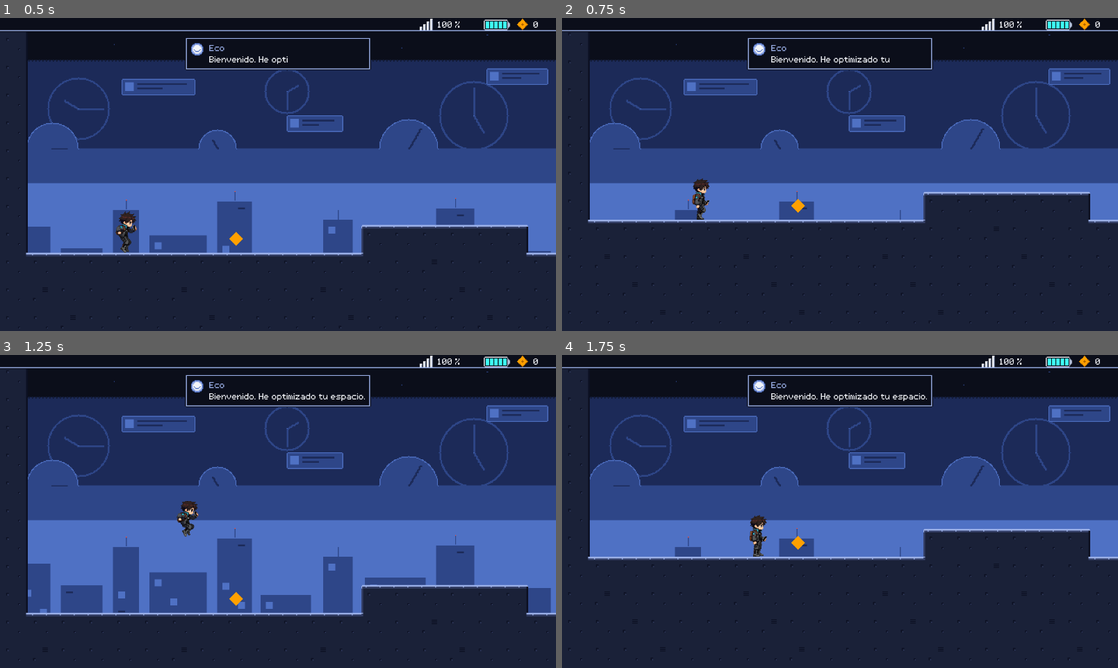
Above: before the commit, frames 1-4 (two rows, left to right).
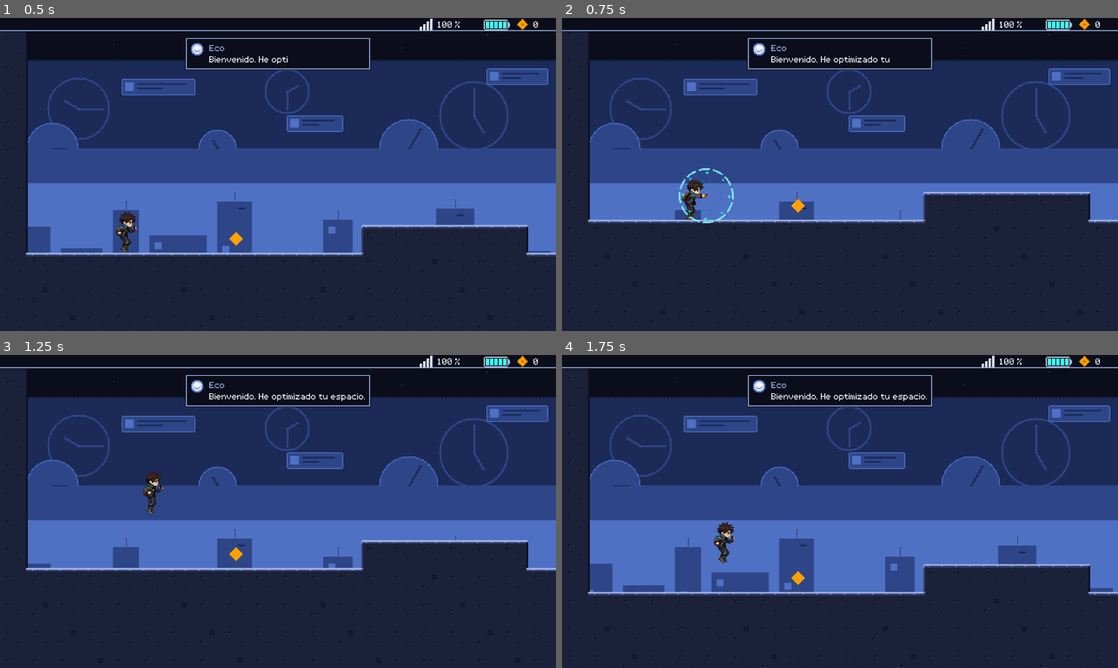
Above: after the commit, the same moments.

Repository: TKW04/Protocolo-Desconexion-
Game: Godot game, scene res://scenes/main.tscn
The game is run twice, just before and just after one commit, with the same random seed, the same clock (stepped at 60 frames per second) and the same inputs.
Inputs (mouse positions are in pixels of both pictures, inside the frame that each line leads up to):
- Up to frame 1 (0.5 s): no input
- Up to frame 2 (0.75 s): tap Enter at 0.5 s; move the mouse to (962, 158) at 0.52 s; hold D (move_right) from 0.53 s (still down); tap G (pulse, bound only after the commit) at 0.6 s; click (962, 158) at 0.67 s
- Up to frame 3 (1.25 s): keep holding D (move_right); tap Space (jump) at 0.77, 1.07 s; tap J (pulse, bound only before the commit) at 0.8 s
- Up to frame 4 (1.75 s): release D (move_right) at 1.25 s; drag from (728, 527) to (795, 599) at 1.27 s

Frame 1 is identical in both runs. In frame 2, 0.6% of the frame differs, in the area x 21-31%, y 48-66%; in frame 3, 15%, in the area x 1-100%, y 5-98%; in frame 4, 13%.

Commit message:
Controles: pulso pasa de J a G y nueva accion laser (F / gatillo izquierdo)
Co-Authored-By: Claude Sonnet 5.5 <noreply@anthropic.com>

Diff:
--- a/project.godot
+++ b/project.godot
@@ -67,10 +67,17 @@
 "events": [Object(InputEventKey,"resource_local_to_scene":false,"resource_name":"","device":-1,"window_id":0,"alt_press …(195 unchanged characters)…
 , Object(InputEventJoypadMotion,"resource_local_to_scene":false,"resource_name":"","device":-1,"axis":5,"axis_value":1.0,"script":null)]
 }
+; pulse: pulso de datos. G (antes J, cambio 2026-10-15) / X (boton 2).
 pulse={
 "deadzone": 0.2,
-"events": [Object(InputEventKey,"resource_local_to_scene":fa …(141 unchanged characters)… ":false,"keycode":0,"physical_keycode":74,"key_label":0,"unicode":106,"location":0,"echo":false,"script":null)
+"events": [Object(InputEventKey,"resource_local_to_scene":fa …(141 unchanged characters)… ":false,"keycode":0,"physical_keycode":71,"key_label":0,"unicode":103,"location":0,"echo":false,"script":null)
 , Object(InputEventJoypadButton,"resource_local_to_scene":false,"resource_name":"","device":-1,"button_index":2,"pressure":0.0,"pressed":false,"script":null)]
+}
+; laser: laser de Isak (2026-10-15). F / gatillo izquierdo (eje 4; el derecho, eje 5, es correr).
+laser={
+"deadzone": 0.2,
+"events": [Object(InputEventKey,"resource_local_to_scene":false,"resource_name":"","device":-1,"window_id":0,"alt_pressed":false,"shift_pressed":false,"ctrl_pressed":false,"meta_pressed":false,"pressed":false,"keycode":0,"physical_keycode":70,"key_label":0,"unicode":102,"location":0,"echo":false,"script":null)
+, Object(InputEventJoypadMotion,"resource_local_to_scene":false,"resource_name":"","device":-1,"axis":4,"axis_value":1.0,"script":null)]
 }
 debug={
 "deadzone": 0.2,
--- a/scenes/levels/debug_sandbox.tscn
+++ b/scenes/levels/debug_sandbox.tscn
@@ -127,7 +127,7 @@
 offset_top = 64.0
 theme_override_colors/font_color = Color(0.75, 0.8, 0.9, 0.85)
 theme_override_font_sizes/font_size = 18
-text = "DEBUG SANDBOX (prueba)\nMantén K 1 s: activar; K de nuevo: desactivar; mando Y igual\nA/D mover, Espacio saltar, Shift correr, J pulso"
+text = "DEBUG SANDBOX (prueba)\nMantén K 1 s: activar; K de nuevo: desactivar; mando Y igual\nA/D mover, Espacio saltar, Shift correr, G pulso"
 
 [node name="Path" type="Label" parent="Signs"]
 offset_left = 320.0
--- a/scripts/levels/world1_objects_test.gd
+++ b/scripts/levels/world1_objects_test.gd
@@ -1,7 +1,7 @@
 ## Escena de prueba de los objetos del Mundo 1 (no es un nivel del juego):
 ## fondo de relojes con parallax, un receptor en el borde de un hueco de 5
 ## tiles (no se puede saltar), el puente retraido que se extiende al activar el
-## receptor con el pulso (J) y la pared con glitch en la cara de un muro.
+## receptor con el pulso (G) y la pared con glitch en la cara de un muro.
 ## Los tiles se colocan desde GRID con las reglas de data/tileset_mundo1.json
 ## (misma logica que select_tile de tools/gen_tileset_mundo1.py). Si Isak cae
 ## al hueco vuelve al inicio. Desbloquea el pulso y el Debug mientras esta
--- a/scripts/player/action_player_input.gd
+++ b/scripts/player/action_player_input.gd
@@ -7,6 +7,7 @@
 const ACTION_JUMP: StringName = &"jump"
 const ACTION_RUN: StringName = &"run"
 const ACTION_PULSE: StringName = &"pulse"
+const ACTION_LASER: StringName = &"laser"
 
 
 func poll() -> void:
@@ -15,3 +16,4 @@
 	jump_held = Input.is_action_pressed(ACTION_JUMP)
 	run_held = Input.is_action_pressed(ACTION_RUN)
 	pulse_pressed = Input.is_action_just_pressed(ACTION_PULSE)
+	laser_pressed = Input.is_action_just_pressed(ACTION_LASER)
--- a/scripts/player/player_input.gd
+++ b/scripts/player/player_input.gd
@@ -15,6 +15,8 @@
 var run_held: bool = false
 ## Pulso pulsado en este cuadro (flanco).
 var pulse_pressed: bool = false
+## Laser pulsado en este cuadro (flanco).
+var laser_pressed: bool = false
 
 
 ## Actualiza las intenciones. Se llama una vez por paso de fisica.
@@ -26,8 +28,9 @@
 func clear_just_pressed() -> void:
 	jump_pressed = false
 	pulse_pressed = false
+	laser_pressed = false
 
 
 ## Verdadero si hay cualquier intencion activa (corta la animacion de terminal).
 func has_any_intent() -> bool:
-	return not is_zero_approx(move_axis) or jump_pressed or jump_held or run_held or pulse_pressed
+	return not is_zero_approx(move_axis) or jump_pressed or jump_held or run_held or pulse_pressed or laser_pressed
--- a/tests/test_world1_objects.gd
+++ b/tests/test_world1_objects.gd
@@ -306,7 +306,7 @@
 	assert_false(receiver.is_active())
 	sim.input.pulse_pressed = true
 	sim.step()
-	assert_true(receiver.is_active(), "El pulso (J) activa el receptor")
+	assert_true(receiver.is_active(), "El pulso (G) activa el receptor")
 	assert_ne(bridge.get_state(), PulseBridge.State.RETRACTED, "y el receptor el puente")
 	await wait_seconds(_step_s() * (bridge.length_tiles + 2))
 	assert_true(bridge.is_extended())
--- a/tools/render_alert_bubble.gd
+++ b/tools/render_alert_bubble.gd
@@ -1,6 +1,6 @@
 ## Capturas a 1:1 (1280x720) de scenes/levels/alert_bubble_test.tscn:
 ##   1_patrulla.png        Isak se acerca a la Burbuja que patrulla
-##   2_pulso_aturde.png    justo despues del pulso (J): onda y Burbuja aturdida
+##   2_pulso_aturde.png    justo despues del pulso (G): onda y Burbuja aturdida
 ##   3_isak_encima.png     Isak de pie sobre la Burbuja aturdida (plataforma)
 ##   4_anticipacion.png    el aviso de fin de aturdimiento (cuadro con brillo)
 ##   5_pop.png             Isak cae sobre la Burbuja aturdida: revienta y rebota
--- a/tools/render_tramo4.gd
+++ b/tools/render_tramo4.gd
@@ -1,6 +1,6 @@
 ## Capturas a 1:1 (1280x720) del paso 14b:
 ##   1_popup_abierto.png      Isak de pie junto al pop-up (boton a la altura del celular)
-##   2_popup_cerrandose.png   justo despues del pulso (J): animacion de cierre
+##   2_popup_cerrandose.png   justo despues del pulso (G): animacion de cierre
 ##   3_popup_cerrado.png      el paso libre
 ##   4_puerta.png             la puerta "Marcar como leído" con su etiqueta y brillo
 ##   5_puerta_entrando.png    Isak entrando (puerta abriendose, Isak desvaneciendose)
--- a/tools/render_world1_objects.gd
+++ b/tools/render_world1_objects.gd
@@ -1,6 +1,6 @@
 ## Capturas a 1:1 (1280x720) de scenes/levels/world1_objects_test.tscn:
 ##   1_puente_antes.png     Isak junto al receptor apagado, puente retraido
-##   2_puente_extendiendo.png  justo despues del pulso (J): receptor activado,
+##   2_puente_extendiendo.png  justo despues del pulso (G): receptor activado,
 ##                             tiles apareciendo de izquierda a derecha
 ##   3_puente_despues.png   Isak cruzando sobre el puente extendido
 ##   4_pared_glitch.png     Isak junto a la pared con glitch, durante una rafaga
